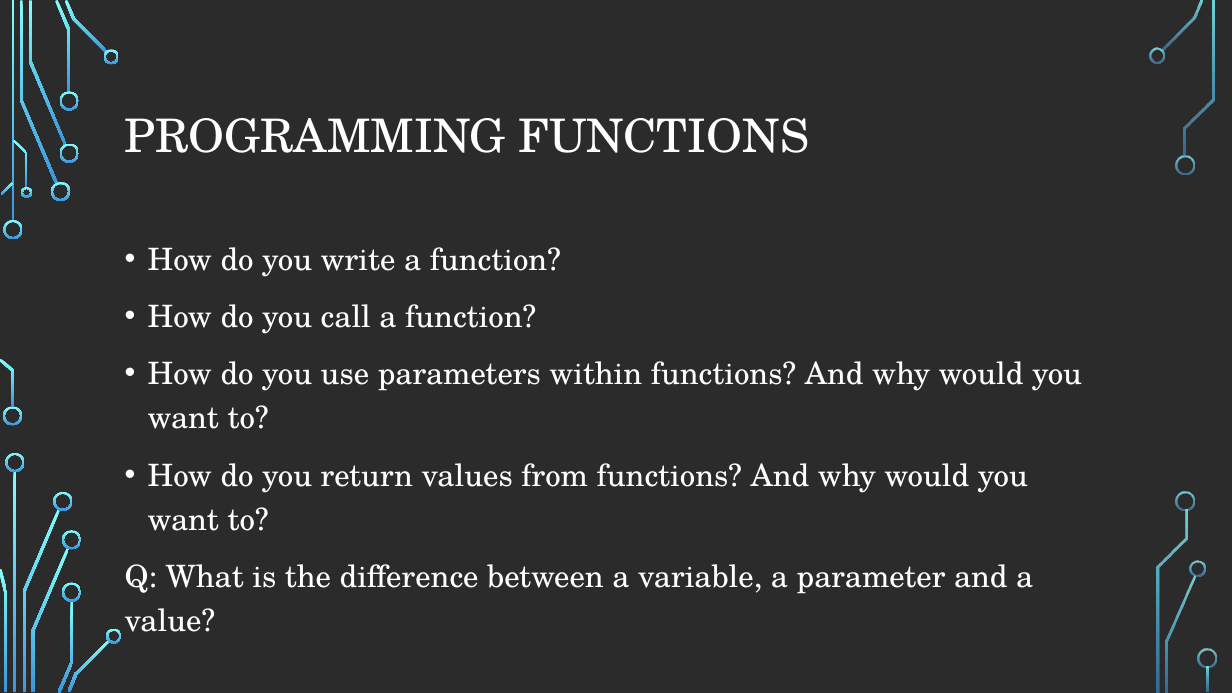
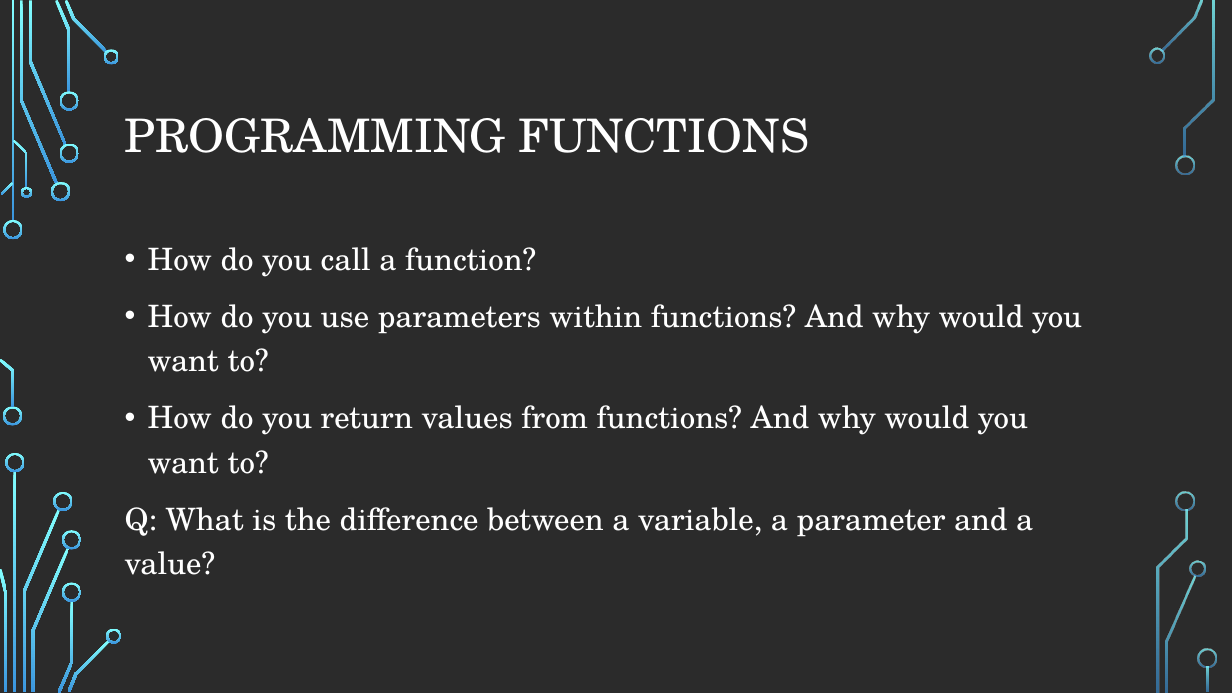
Before and after one commit to andrewjvelez/smap, a slide deck: slide 22 of docs/SMAP Materials Unbranded.pptx (slide 21 before the commit). Drawn at 1232x693 pixels with LibreOffice and Linux fonts; fonts in the diff are those of the drawing; background and template pictures are left out; a plain dark background stands for a picture behind light text. Boxes give left, top, right and bottom in pixels: in the first picture for what was removed or moved away, otherwise in the second. Text is boxed around its words. In the diff, an @@ line names an element or a change of style, - is before the commit and + after.

```diff
--- a/docs/SMAP Materials Unbranded.pptx
+++ b/docs/SMAP Materials Unbranded.pptx
@@ text at (148,247,561,277): paragraph removed @@
-• How do you write a function?
```
Also in this commit, not shown: 3 other slides changed, 7 slides added, 1 slide removed.
